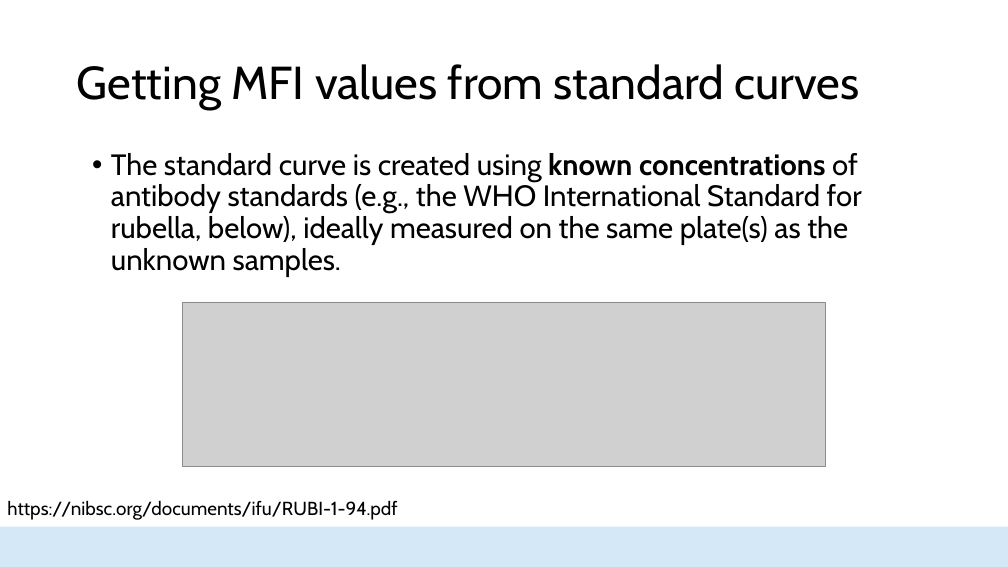
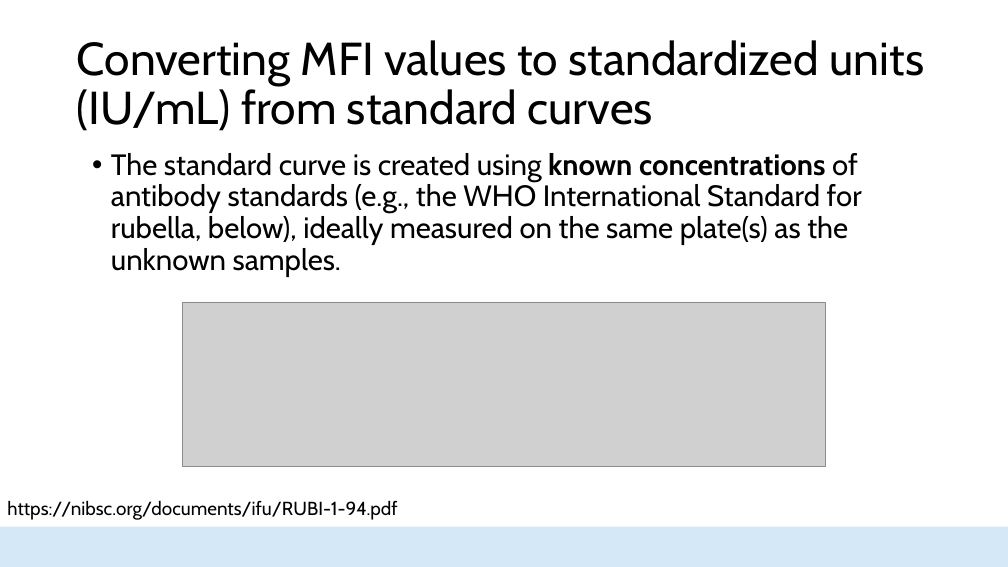
Before and after one commit to HopkinsIDD/seroanalytics_workshop, a slide deck: slide 11 of Part 4/Lecture 4.pptx. Drawn at 1008x567 pixels with LibreOffice and Linux fonts; fonts in the diff are those of the drawing; grey boxes stand for pictures; background and template pictures are left out. Boxes give left, top, right and bottom in pixels: in the first picture for what was removed or moved away, otherwise in the second. Text is boxed around its words. In the diff, an @@ line names an element or a change of style, - is before the commit and + after.

```diff
--- a/Part 4/Lecture 4.pptx
+++ b/Part 4/Lecture 4.pptx
@@ title at (77,40,925,131): text changed @@
-Getting MFI values from standard curves
+Converting MFI values to standardized units (IU/mL) from standard curves
```
Also in this commit, not shown: 4 other slides changed, 5 other files.
